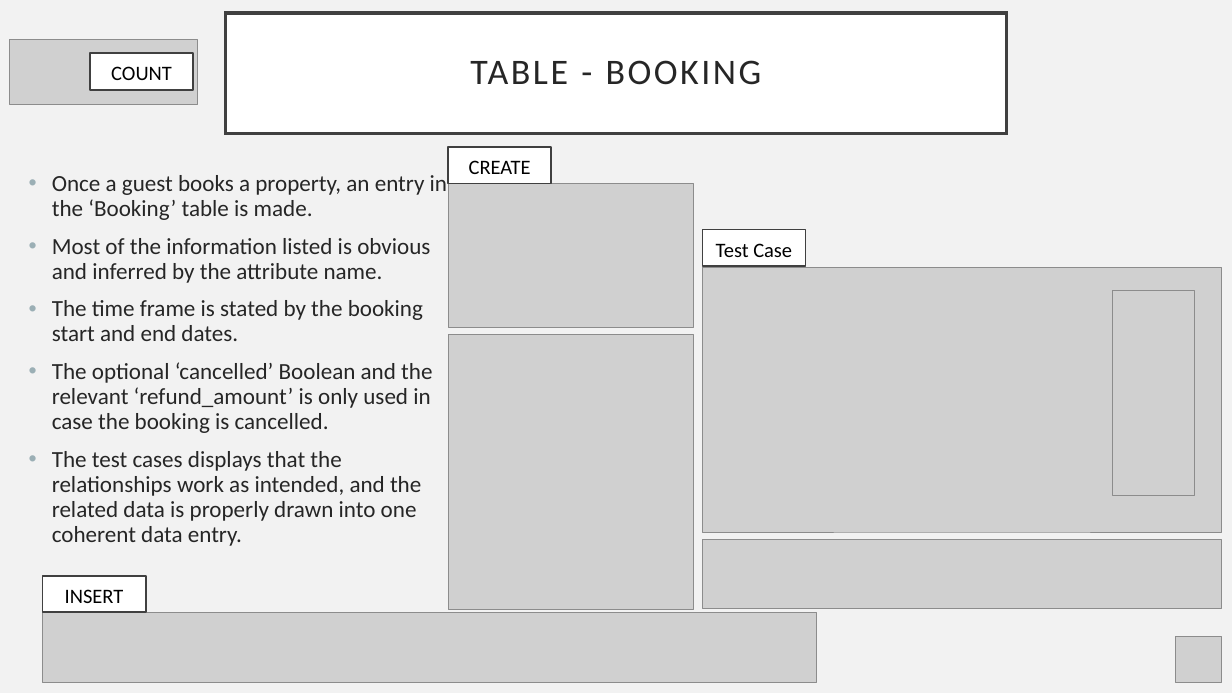
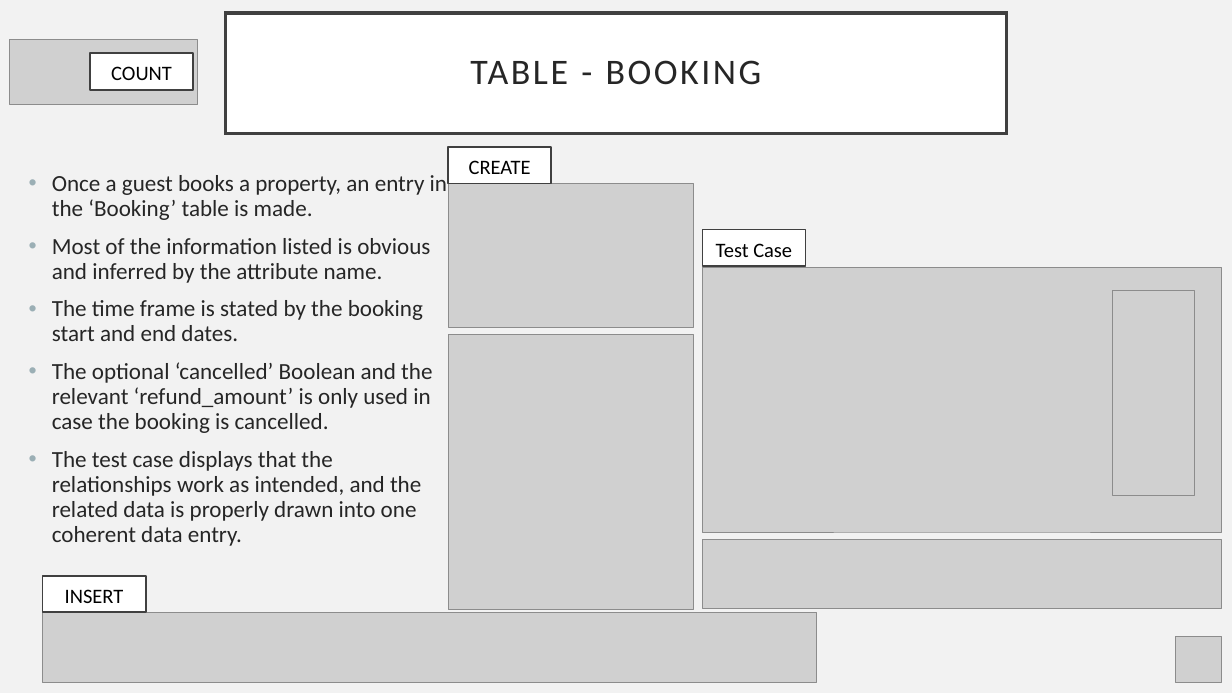
Before and after one commit to LeftEmpty/AirBnB_DBMS_Imitation, a slide deck: slide 25 of phase_2/phase_2_db_presentation.pptx. Drawn at 1232x693 pixels with LibreOffice and Linux fonts; fonts in the diff are those of the drawing; grey boxes stand for pictures. Boxes give left, top, right and bottom in pixels: in the first picture for what was removed or moved away, otherwise in the second. Text is boxed around its words. In the diff, an @@ line names an element or a change of style, - is before the commit and + after.

Commit message:
proof-read and submitted
changes:
- small changes to presentation
- removed NOT NULL from profile_image_id in Guest (screenshot v2 & data dictionary)

```diff
--- a/phase_2/phase_2_db_presentation.pptx
+++ b/phase_2/phase_2_db_presentation.pptx
@@ text at (52,451,421,546): text changed @@
-• The test cases displays that the relationships work as intended, and the related data is properly drawn into one coherent data entry.
+• The test case displays that the relationships work as intended, and the related data is properly drawn into one coherent data entry.
```
Also in this commit, not shown: 23 other slides changed, 11 other files.
